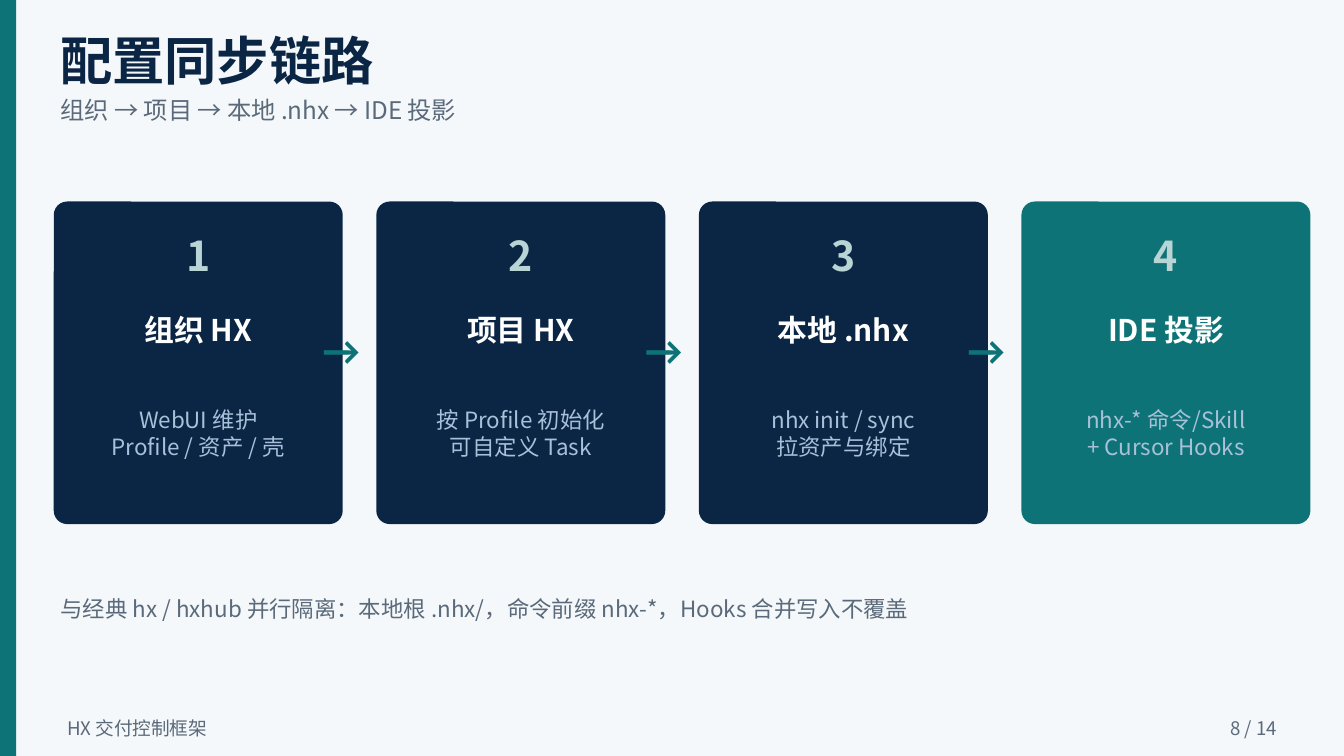
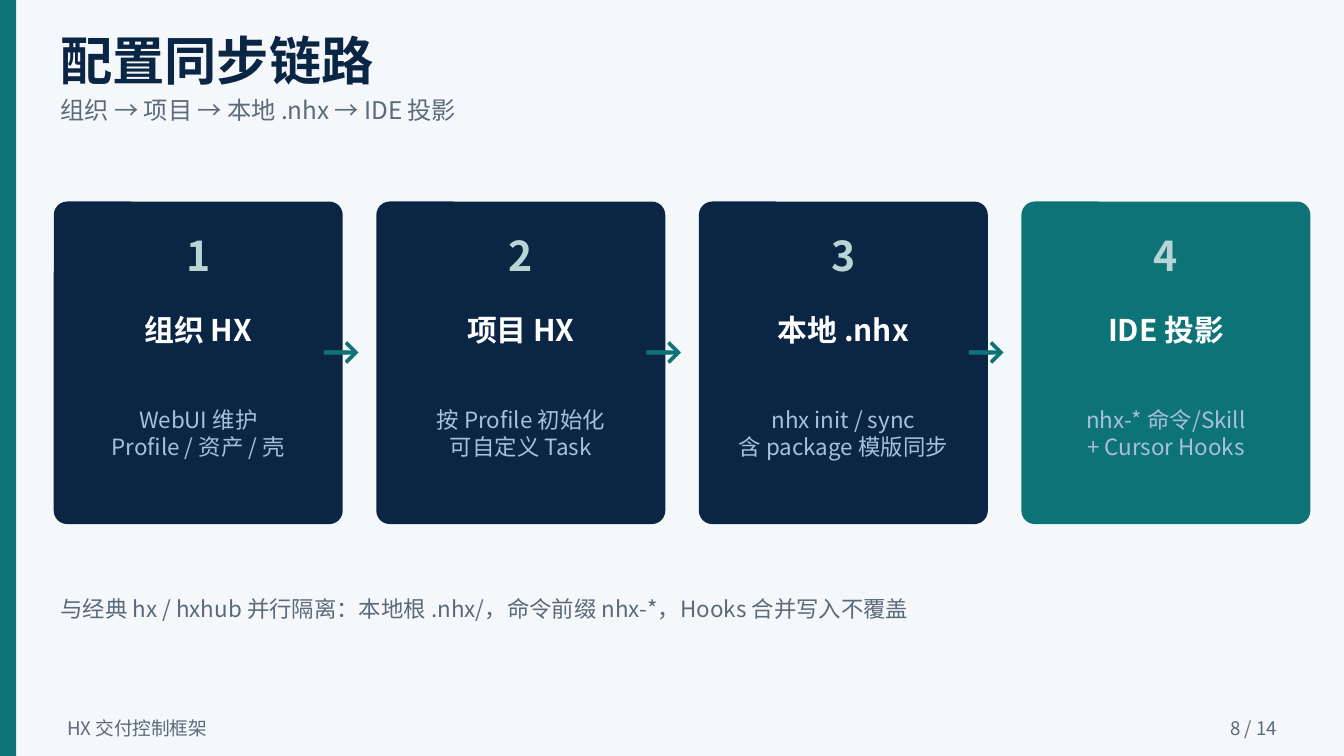
Before and after one commit to llm-insights-share/hx-lite, a slide deck: slide 8 of docs/HX应用介绍.pptx. Drawn at 1344x756 pixels with LibreOffice and Linux fonts; fonts in the diff are those of the drawing. Boxes give left, top, right and bottom in pixels: in the first picture for what was removed or moved away, otherwise in the second. Text is boxed around its words. In the diff, an @@ line names an element or a change of style, - is before the commit and + after.

Commit message:
release: hx-lite v1.02 — Template package/docx delivery & Check terminology
Propagate Guide template packages (incl. .docx) through export, sync, and
shell path layout; align gates/docs/PPTX to Check wording and nhx check.

```diff
--- a/docs/HX应用介绍.pptx
+++ b/docs/HX应用介绍.pptx
@@ text at bbox=[739, 436, 948, 461]: text changed @@
-拉资产与绑定
+含 package 模版同步
```
Also in this commit, not shown: 11 other slides changed, 35 other files.
